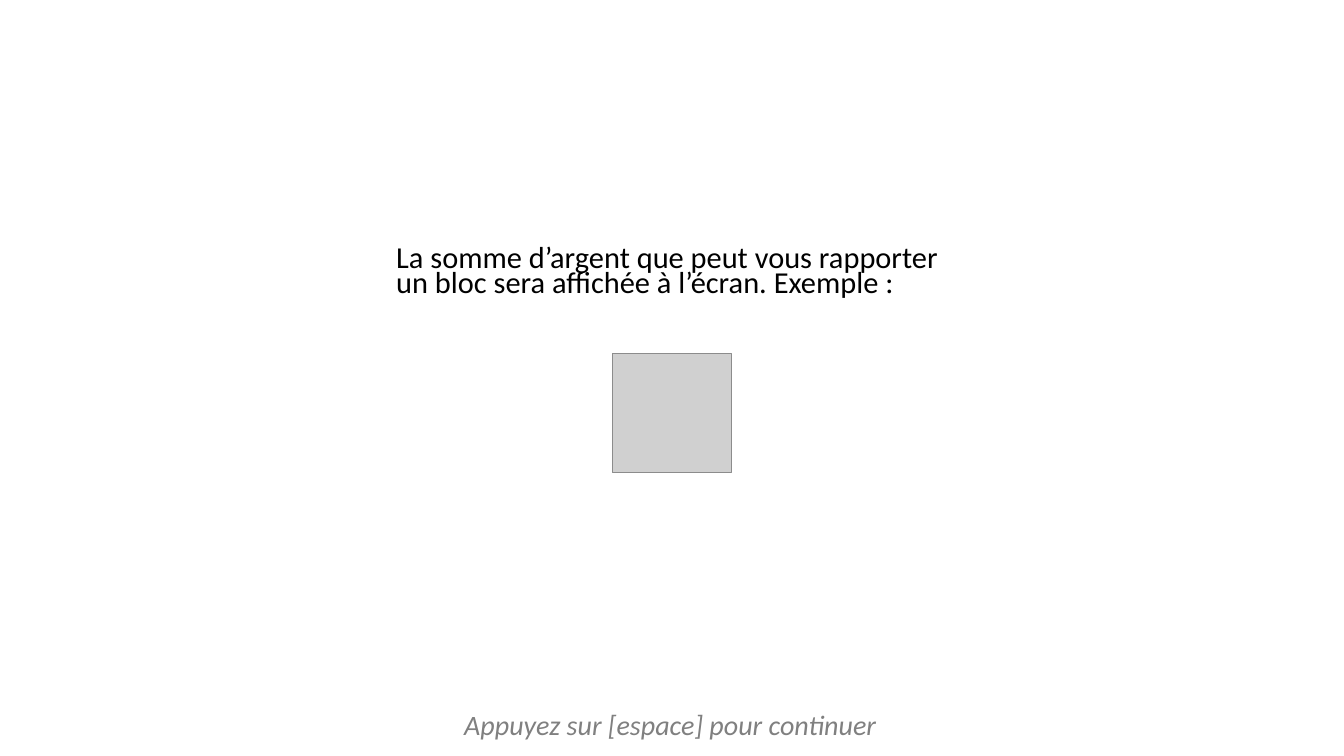
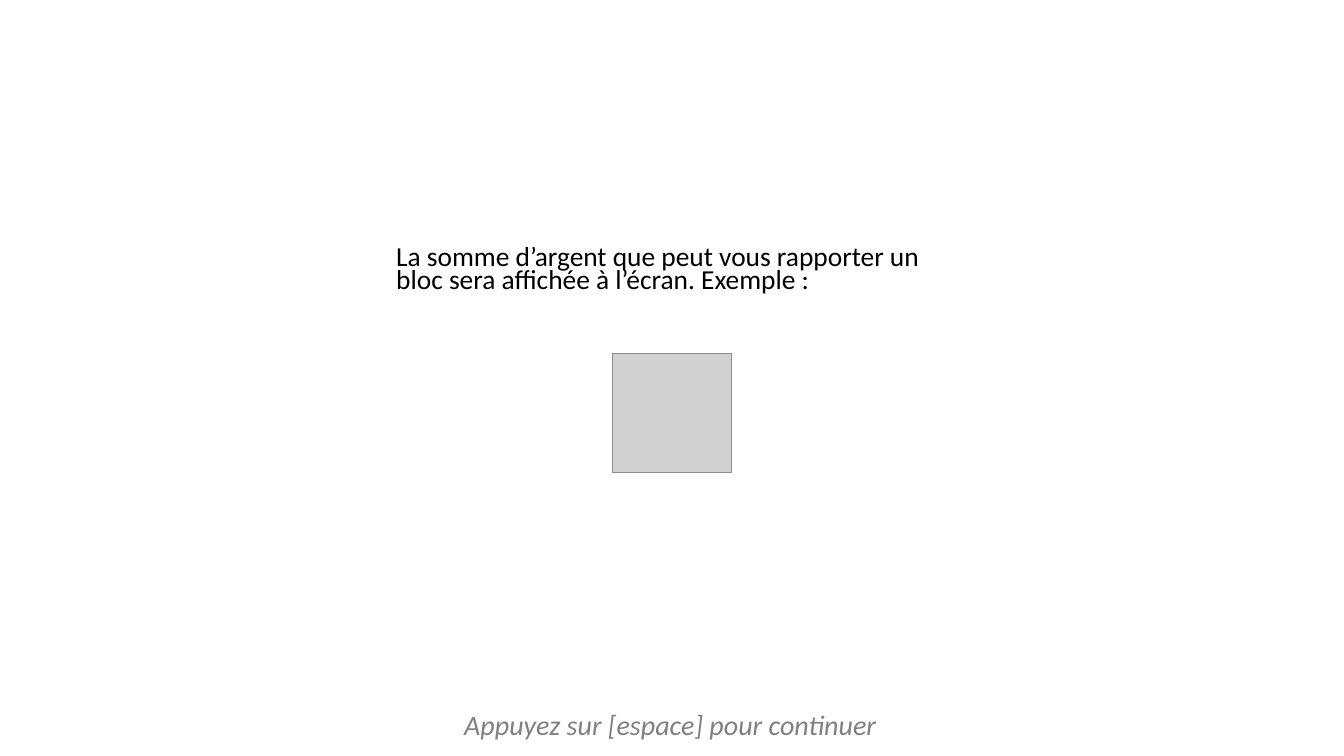
Before and after one commit to jusporrer/Emotion_regulation, a slide deck: slide 3 of instructions/instructionsDiapo.pptx. Drawn at 1344x756 pixels with LibreOffice and Linux fonts; fonts in the diff are those of the drawing; grey boxes stand for pictures. Boxes give left, top, right and bottom in pixels: in the first picture for what was removed or moved away, otherwise in the second. Text is boxed around its words. In the diff, an @@ line names an element or a change of style, - is before the commit and + after.

```diff
--- a/instructions/instructionsDiapo.pptx
+++ b/instructions/instructionsDiapo.pptx
@@ text "La somme d’argent que peut ..." at (396, 247, 919, 294): size 21.7 to 19.6 pt @@
```
Also in this commit, not shown: 7 other slides changed, 3 other files.
